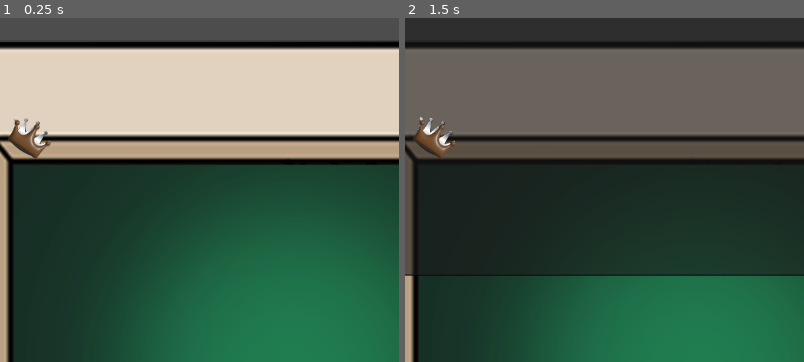
Above: before the commit, frames 1-2 (left to right).
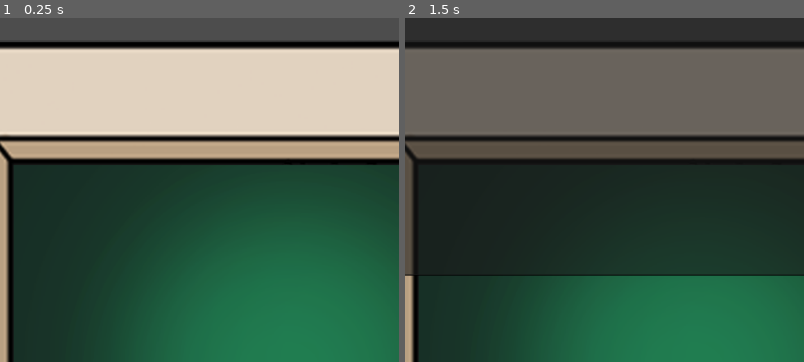
Above: after the commit, the same moments.

Repository: codingwithstrangers/The-perfect-Lurker-2.0
Game: Godot game, scene res://node_2d.tscn
Same seed, same stepped clock (60 frames per second), same inputs: the game is played once before the commit and once after it.
Inputs (mouse positions are % of the whole screen's width and height, from its top left):
- Up to frame 1 (0.25 s): no input
- Up to frame 2 (1.5 s): tap Enter at 0.5 s; move the mouse to (72, 46) at 0.52 s; click (72, 46) at 0.67 s; click (50, 19) at 1.27 s; type "Alex" at 1.35 s
The pictures show only the part of the screen within x 11-61%, y 0-50%; the shares and areas given below are measured in that part.

The runs differ from the first frame. In frame 1, 0.6% of the frame differs, in the area x 2-13%, y 28-41%; in frame 2, 0.6%.

Commit message:
refresh.py attempt to solve token expiring every 4 hours

Diff:
--- a/test godot/node_2d.tscn
+++ b/test godot/node_2d.tscn
@@ -105,14 +105,14 @@
 
 [node name="Silver" type="Sprite2D" parent="crowns"]
 z_index = 100
-position = Vector2(168.61, 168.74)
 rotation = -5.68977
 scale = Vector2(0.18, 0.18)
 texture = ExtResource("17_n16bw")
+offset = Vector2(0, -280)
 
 [node name="bronze" type="Sprite2D" parent="crowns"]
 z_index = 100
-position = Vector2(170.035, 171.56)
 rotation = 0.593412
 scale = Vector2(0.675, 0.675)
 texture = ExtResource("18_xb6m1")
+offset = Vector2(0.085, -80)
Not shown, changed: 2st_place.txt
Not shown, changed: 3st_place.txt
Not shown, changed: All_Viewers.txt
Not shown, changed: Stream/All_Viewers.txt
Not shown, changed: Stream/configuration.py
Not shown, changed: Stream/main.py
Not shown, added: Stream/refresh.py
Not shown, changed: configuration.py
Not shown, changed: main.py
